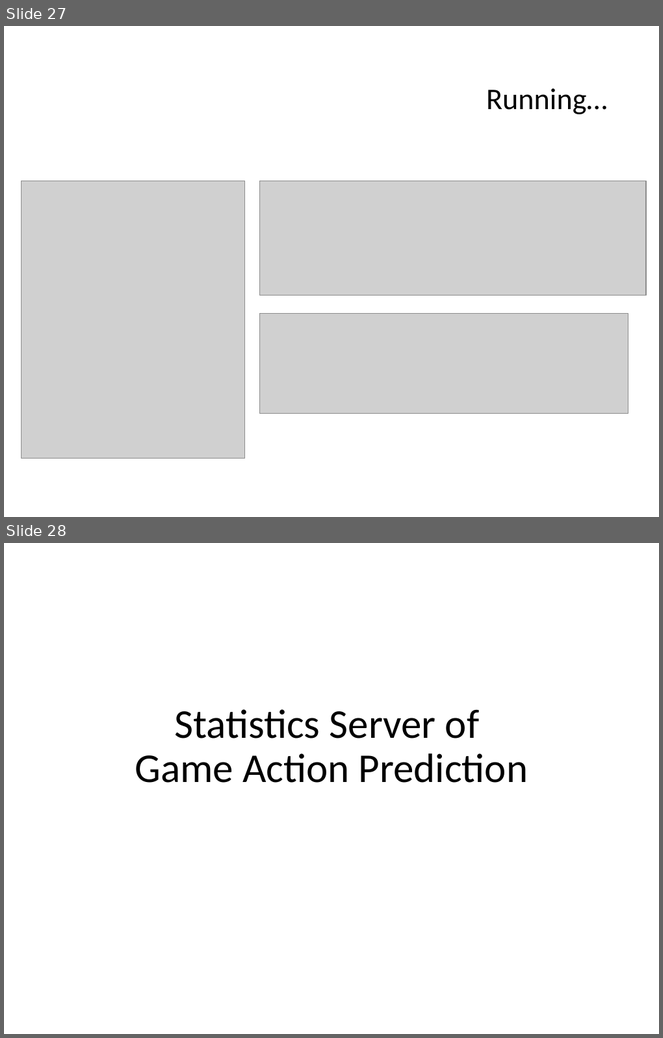
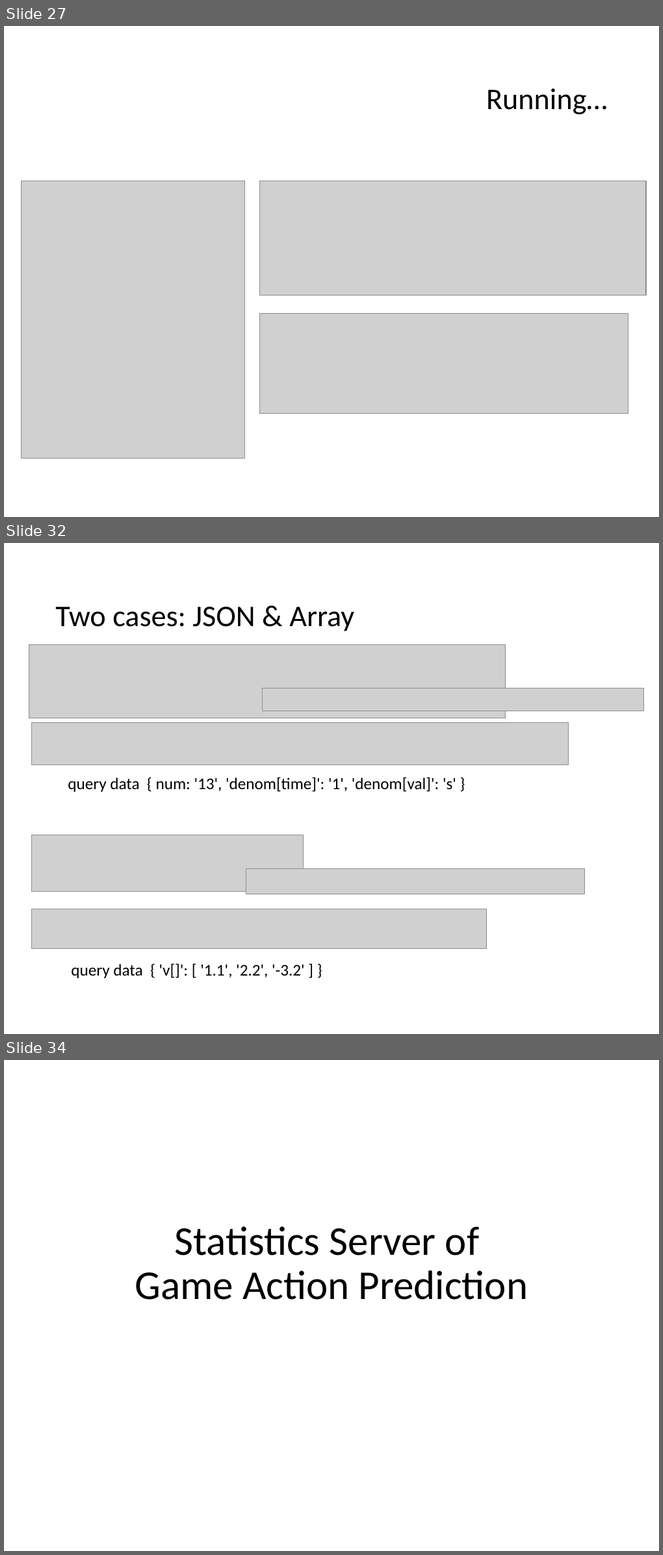
Before and after one commit to jyunming-chen/node-study, a slide deck: study.pptx. Shown one above the other, each under a label of ours: slides 27 and 28 before the commit, slides 27, 32 and 34 after it; the slides between them are not shown. The pictures are 663x1038 and 663x1555 pixels, drawn with LibreOffice and Linux fonts; fonts in the diff are those of the drawing; grey boxes stand for pictures. Boxes give left, top, right and bottom in pixels: in the first picture for what was removed or moved away, otherwise in the second. Text is boxed around its words. In the diff, an @@ line names an element or a change of style, - is before the commit and + after.

```diff
--- a/study.pptx
+++ b/study.pptx
@@ slide 32 added at [4, 543, 659, 1034], background #FFFFFF @@
@@ title added at [55, 607, 354, 631], 33 pt, text #000000 @@
+Two cases: JSON & Array
@@ picture added at [29, 645, 505, 719] @@
@@ picture added at [263, 688, 644, 711] @@
@@ picture added at [31, 723, 568, 766] @@
@@ text added at [68, 777, 456, 792], 18 pt, text #000000 @@
+query data { num: '13', 'denom[time]': '1', 'denom[val]': 's' }
@@ picture added at [31, 835, 303, 891] @@
@@ picture added at [246, 869, 585, 895] @@
@@ picture added at [31, 909, 486, 949] @@
@@ text added at [71, 964, 305, 979], 18 pt, text #000000 @@
+query data { 'v[]': [ '1.1', '2.2', '-3.2' ] }
@@ what was slide 28 is now slide 34 @@
```
Also in this commit, not shown: 1 slide changed, 5 other slides added, 28 other files.
